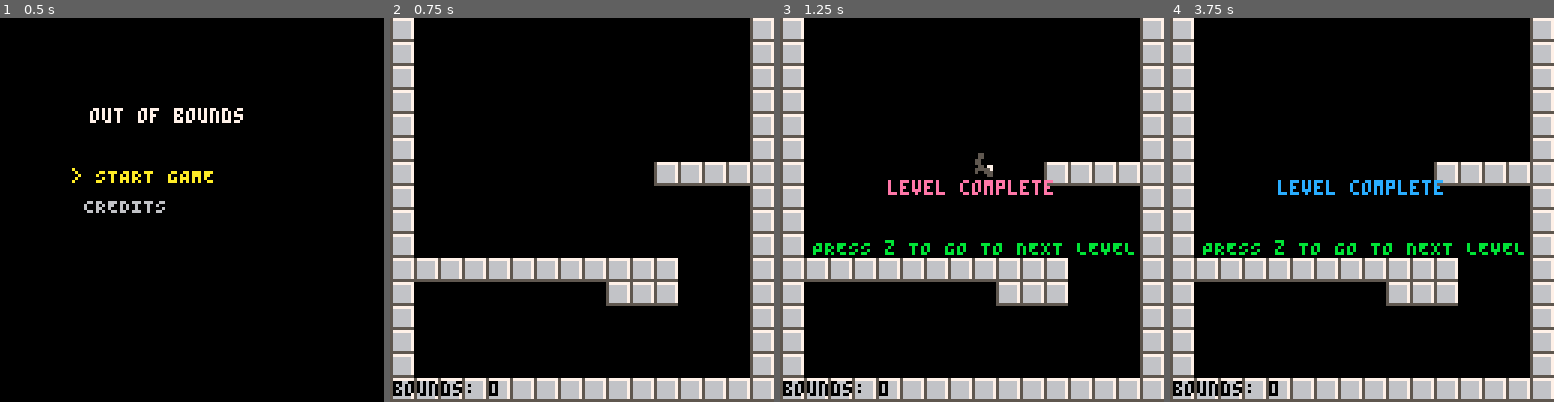
Above: before the commit, frames 1-4 (left to right).
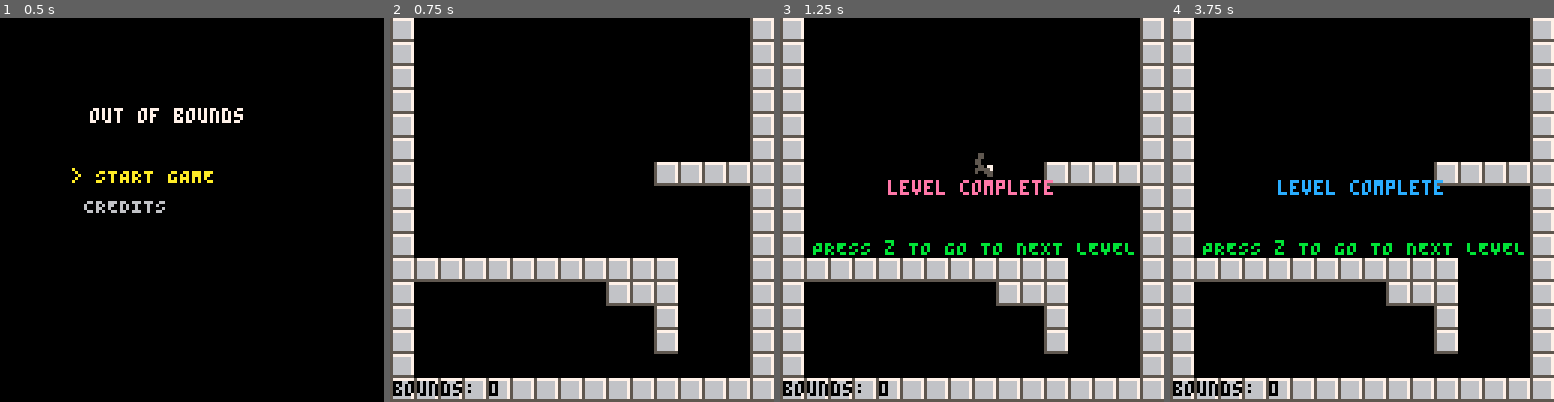
Above: after the commit, the same moments.

Repository: bardunbar/ggj-21
Game: PICO-8 cartridge carts/ggj-21.p8
Two runs of this game, one before a commit and one after it. Both use one fixed random seed, a clock stepped at 60 frames per second and the inputs below.
Inputs:
- Up to frame 1 (0.5 s): tap X (X key) at 0.33 s
- Up to frame 2 (0.75 s): tap O (Z key) at 0.7 s
- Up to frame 3 (1.25 s): tap X (X key) at 1.07 s
- Up to frame 4 (3.75 s): hold Right 1.6-2.1 s; tap O (Z key) every 0.4 s from 1.7 to 3.7 s; tap X (X key) at 1.85, 2.97 s; hold Up 2.15-2.42 s; hold Right 2.47-3.03 s; hold Left 3.08-3.58 s; hold Down from 3.63 s (still down)

Frame 1 is identical in both runs. In frame 2, 0.8% of the frame differs, in the area x 68-75%, y 75-88%; in frame 3, 0.8%; in frame 4, 0.8%.

Commit message:
Slight change to map

Diff:
--- a/carts/ggj-21.p8
+++ b/carts/ggj-21.p8
@@ -182,7 +181,7 @@
 0200000000000000000000000000000200000000000000000000000000000000000000000000000000000000000000000000000000000000000000000000000000000000000000000000000000000000000000000000000000000000000000000000000000000000000000000000000000000000000000000000000000000000
 0202020202020202020202020000000200000000000000000000000000000000000000000000000000000000000000000000000000000000000000000000000000000000000000000000000000000000000000000000000000000000000000000000000000000000000000000000000000000000000000000000000000000000
 0200000000000000000202020000000200000000000000000000000000000000000000000000000000000000000000000000000000000000000000000000000000000000000000000000000000000000000000000000000000000000000000000000000000000000000000000000000000000000000000000000000000000000
-0200000000000000000000000000000200000000000000000000000000000000000000000000000000000000000000000000000000000000000000000000000000000000000000000000000000000000000000000000000000000000000000000000000000000000000000000000000000000000000000000000000000000000
-0200000000000000000000000000000200000000000000000000000000000000000000000000000000000000000000000000000000000000000000000000000000000000000000000000000000000000000000000000000000000000000000000000000000000000000000000000000000000000000000000000000000000000
+0200000000000000000000020000000200000000000000000000000000000000000000000000000000000000000000000000000000000000000000000000000000000000000000000000000000000000000000000000000000000000000000000000000000000000000000000000000000000000000000000000000000000000
+0200000000000000000000020000000200000000000000000000000000000000000000000000000000000000000000000000000000000000000000000000000000000000000000000000000000000000000000000000000000000000000000000000000000000000000000000000000000000000000000000000000000000000
 0200000000000000000000000000000200000000000000000000000000000000000000000000000000000000000000000000000000000000000000000000000000000000000000000000000000000000000000000000000000000000000000000000000000000000000000000000000000000000000000000000000000000000
 0202020202020202020202020202020200000000000000000000000000000000000000000000000000000000000000000000000000000000000000000000000000000000000000000000000000000000000000000000000000000000000000000000000000000000000000000000000000000000000000000000000000000000
